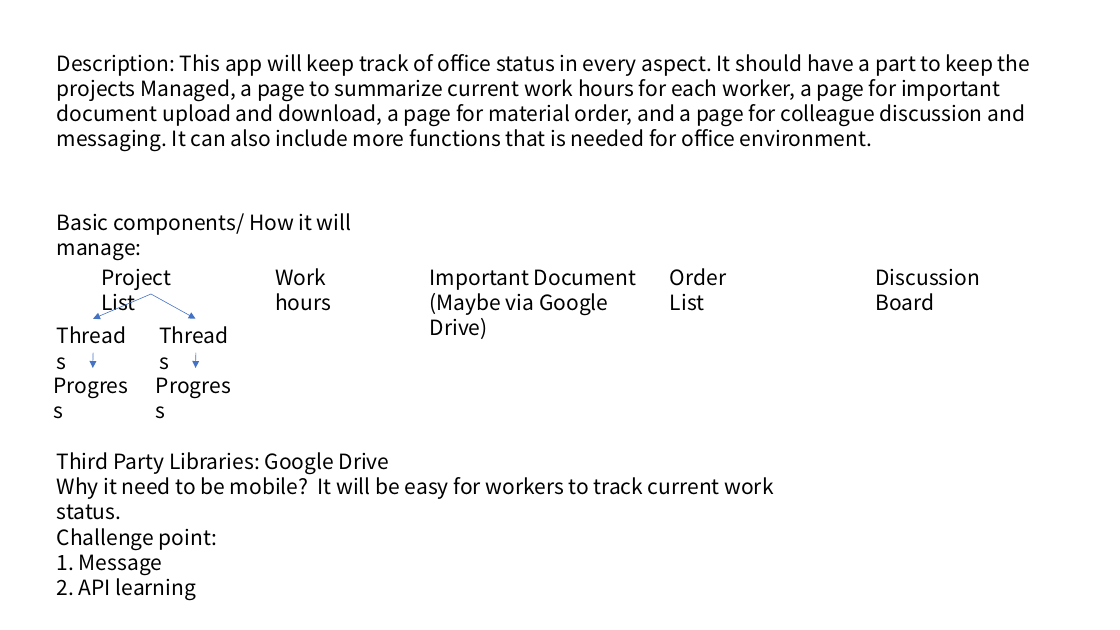
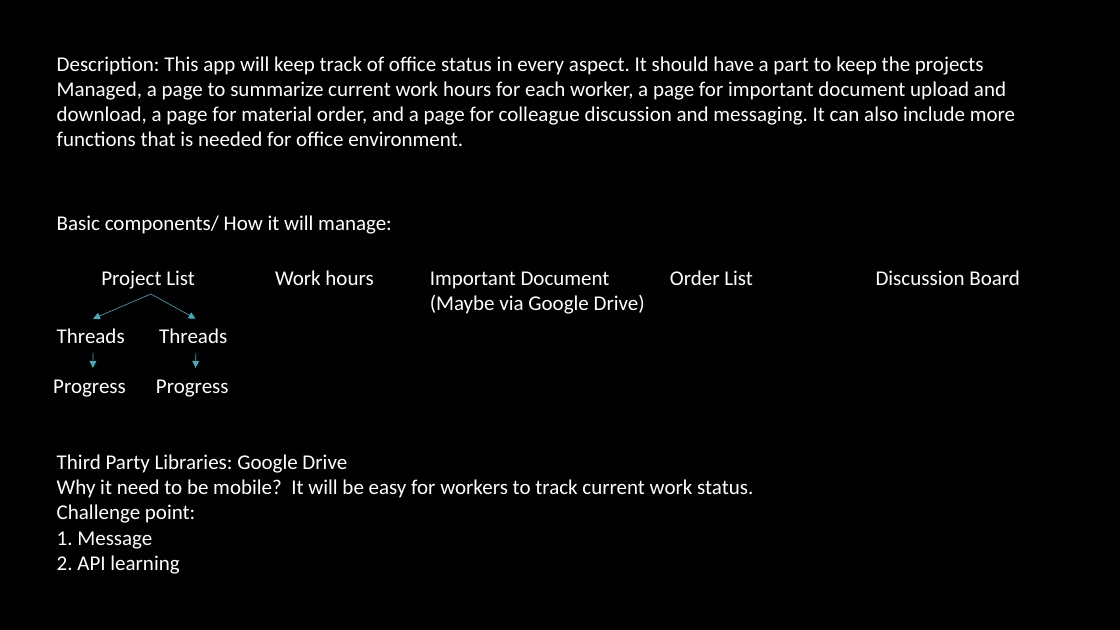
Before and after one commit to csc0007/CS501_GroupWork, a slide deck: slide 2 of Homework4/Question6/Initial_Project_Ideas.pptx. Drawn at 1120x630 pixels with LibreOffice and Linux fonts; fonts in the diff are those of the drawing; background and template pictures are left out. Boxes give left, top, right and bottom in pixels: in the first picture for what was removed or moved away, otherwise in the second. Text is boxed around its words. In the diff, an @@ line names an element or a change of style, - is before the commit and + after.

Commit message:
update slides

```diff
--- a/Homework4/Question6/Initial_Project_Ideas.pptx
+++ b/Homework4/Question6/Initial_Project_Ideas.pptx
@@ background #FFFFFF to picture (left out) @@
@@ font Noto Sans CJK SC to Calibri, text colour #000000 to #FFFFFF in 12 elements at <box>101,270,195,289</box>, <box>57,328,125,343</box>, <box>159,328,227,343</box>, <box>53,379,126,397</box>, <box>156,379,229,397</box>, <box>275,270,373,285</box>, <box>670,270,753,285</box>, <box>876,270,1020,285</box>, <box>57,454,753,574</box>, <box>57,215,392,234</box>, <box>430,271,645,314</box>, <box>57,56,1015,146</box> @@
@@ arrow (151, 294) - (93, 318): stroke #4472C4 0.5 pt to #41AEBD 0.5 pt @@
@@ arrow (151, 294) - (196, 318): stroke #4472C4 0.5 pt to #41AEBD 0.5 pt @@
@@ arrow (93, 353) - (93, 368): stroke #4472C4 0.5 pt to #41AEBD 0.5 pt @@
@@ arrow (196, 353) - (196, 368): stroke #4472C4 0.5 pt to #41AEBD 0.5 pt @@
```
Also in this commit, not shown: 3 other slides changed, 2 slides added, 2 slides removed, 2 other files.
